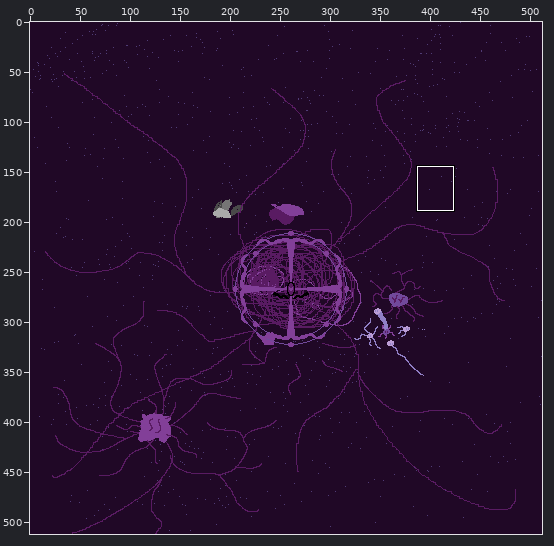
Edited in one commit: pixel-art file (souwce/UsU/VsV/UwU.aseprite). Above, an overview of the earlier version with the close-up marked.
Close-up. Before the edit:
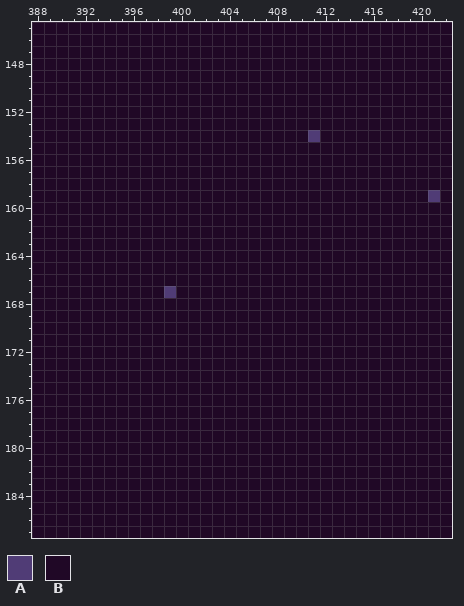
512x512 pixels, 1 frame. Shown: x 388..422, y 145..187. The commit also changed other parts of the picture, which this record leaves out.
Visible layers, top first: "Layer 1 #2", "Layer 1".
Palette (. is transparent): A #503c76  B #200826
Pixels before, first column x 388:
145 BBBBBBBBBBBBBBBBBBBBBBBBBBBBBBBBBBB
146 BBBBBBBBBBBBBBBBBBBBBBBBBBBBBBBBBBB
147 BBBBBBBBBBBBBBBBBBBBBBBBBBBBBBBBBBB
148 BBBBBBBBBBBBBBBBBBBBBBBBBBBBBBBBBBB
149 BBBBBBBBBBBBBBBBBBBBBBBBBBBBBBBBBBB
150 BBBBBBBBBBBBBBBBBBBBBBBBBBBBBBBBBBB
151 BBBBBBBBBBBBBBBBBBBBBBBBBBBBBBBBBBB
152 BBBBBBBBBBBBBBBBBBBBBBBBBBBBBBBBBBB
153 BBBBBBBBBBBBBBBBBBBBBBBBBBBBBBBBBBB
154 BBBBBBBBBBBBBBBBBBBBBBBABBBBBBBBBBB
155 BBBBBBBBBBBBBBBBBBBBBBBBBBBBBBBBBBB
156 BBBBBBBBBBBBBBBBBBBBBBBBBBBBBBBBBBB
157 BBBBBBBBBBBBBBBBBBBBBBBBBBBBBBBBBBB
158 BBBBBBBBBBBBBBBBBBBBBBBBBBBBBBBBBBB
159 BBBBBBBBBBBBBBBBBBBBBBBBBBBBBBBBBAB
160 BBBBBBBBBBBBBBBBBBBBBBBBBBBBBBBBBBB
161 BBBBBBBBBBBBBBBBBBBBBBBBBBBBBBBBBBB
162 BBBBBBBBBBBBBBBBBBBBBBBBBBBBBBBBBBB
163 BBBBBBBBBBBBBBBBBBBBBBBBBBBBBBBBBBB
164 BBBBBBBBBBBBBBBBBBBBBBBBBBBBBBBBBBB
165 BBBBBBBBBBBBBBBBBBBBBBBBBBBBBBBBBBB
166 BBBBBBBBBBBBBBBBBBBBBBBBBBBBBBBBBBB
167 BBBBBBBBBBBABBBBBBBBBBBBBBBBBBBBBBB
168 BBBBBBBBBBBBBBBBBBBBBBBBBBBBBBBBBBB
169 BBBBBBBBBBBBBBBBBBBBBBBBBBBBBBBBBBB
170 BBBBBBBBBBBBBBBBBBBBBBBBBBBBBBBBBBB
171 BBBBBBBBBBBBBBBBBBBBBBBBBBBBBBBBBBB
172 BBBBBBBBBBBBBBBBBBBBBBBBBBBBBBBBBBB
173 BBBBBBBBBBBBBBBBBBBBBBBBBBBBBBBBBBB
174 BBBBBBBBBBBBBBBBBBBBBBBBBBBBBBBBBBB
175 BBBBBBBBBBBBBBBBBBBBBBBBBBBBBBBBBBB
176 BBBBBBBBBBBBBBBBBBBBBBBBBBBBBBBBBBB
177 BBBBBBBBBBBBBBBBBBBBBBBBBBBBBBBBBBB
178 BBBBBBBBBBBBBBBBBBBBBBBBBBBBBBBBBBB
179 BBBBBBBBBBBBBBBBBBBBBBBBBBBBBBBBBBB
180 BBBBBBBBBBBBBBBBBBBBBBBBBBBBBBBBBBB
181 BBBBBBBBBBBBBBBBBBBBBBBBBBBBBBBBBBB
182 BBBBBBBBBBBBBBBBBBBBBBBBBBBBBBBBBBB
183 BBBBBBBBBBBBBBBBBBBBBBBBBBBBBBBBBBB
184 BBBBBBBBBBBBBBBBBBBBBBBBBBBBBBBBBBB
185 BBBBBBBBBBBBBBBBBBBBBBBBBBBBBBBBBBB
186 BBBBBBBBBBBBBBBBBBBBBBBBBBBBBBBBBBB
187 BBBBBBBBBBBBBBBBBBBBBBBBBBBBBBBBBBB
The same view after the edit:
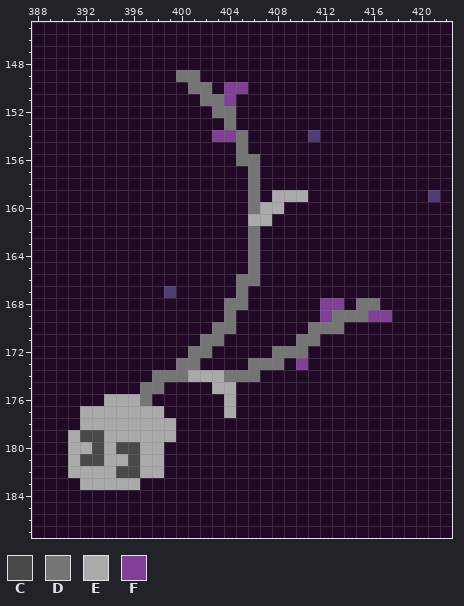
Colours new in this view: C #494949  D #757575  E #aaaaaa  F #823f98
Change:
Layer "Layer 1 #2":
The author changed colour B to colour C in row 179 at x 392 to 393; in row 180 at x 393 and 395 to 396; in row 181 at x 392 to 393 and 396; in row 182 at x 395 to 396.
The author changed colour B to colour D in row 149 at x 400 to 401; in row 150 at x 401 to 402; in row 151 at x 402 to 403; in row 152 at x 403 to 404; in row 153 at x 404; in rows 154 to 155 at x 405.
The author changed colour B to colour D in row 156 at x 405 to 406; in rows 157 to 160 at x 406; in rows 162 to 165 at x 406; in row 166 at x 405 to 406; in row 167 at x 405; in row 168 at x 404 to 405 and 415 to 416.
The author changed colour B to colour D in row 169 at x 404 and 413 to 415; in row 170 at x 403 to 404 and 411 to 413; in row 171 at x 402 to 403 and 410 to 411; in row 172 at x 401 to 402 and 408 to 410; in row 173 at x 400 to 401 and 406 to 408; in row 174 at x 398 to 400 and 404 to 406.
The author changed colour B to colour D in row 175 at x 397 to 398; in row 176 at x 397.
The author changed colour B to colour E in row 159 at x 408 to 410; in row 160 at x 407 to 408; in row 161 at x 406 to 407; in row 174 at x 401 to 403; in row 175 at x 403 to 404; in row 176 at x 394 to 396 and 404.
The author changed colour B to colour E in row 177 at x 392 to 398 and 404; in row 178 at x 392 to 399; in row 179 at x 391 and 394 to 399; in row 180 at x 391 to 392, 394 and 397 to 398; in row 181 at x 391, 394 to 395 and 397 to 398; in row 182 at x 391 to 394 and 397 to 398.
The author changed colour B to colour E in row 183 at x 392 to 396.
The author changed colour B to colour F in row 150 at x 404 to 405; in row 151 at x 404; in row 154 at x 403 to 404; in row 168 at x 412 to 413; in row 169 at x 412 and 416 to 417; in row 173 at x 410.
